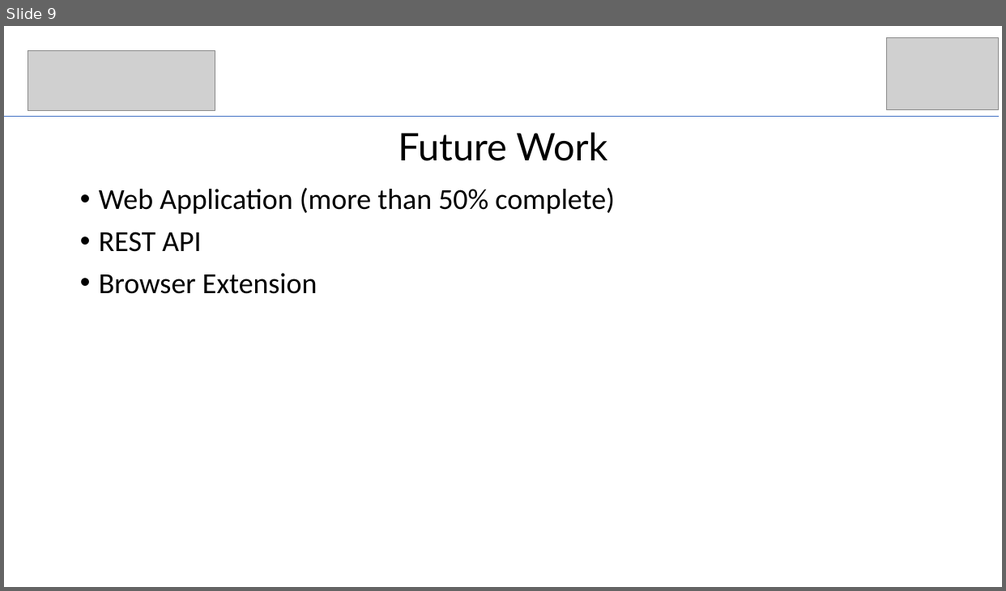
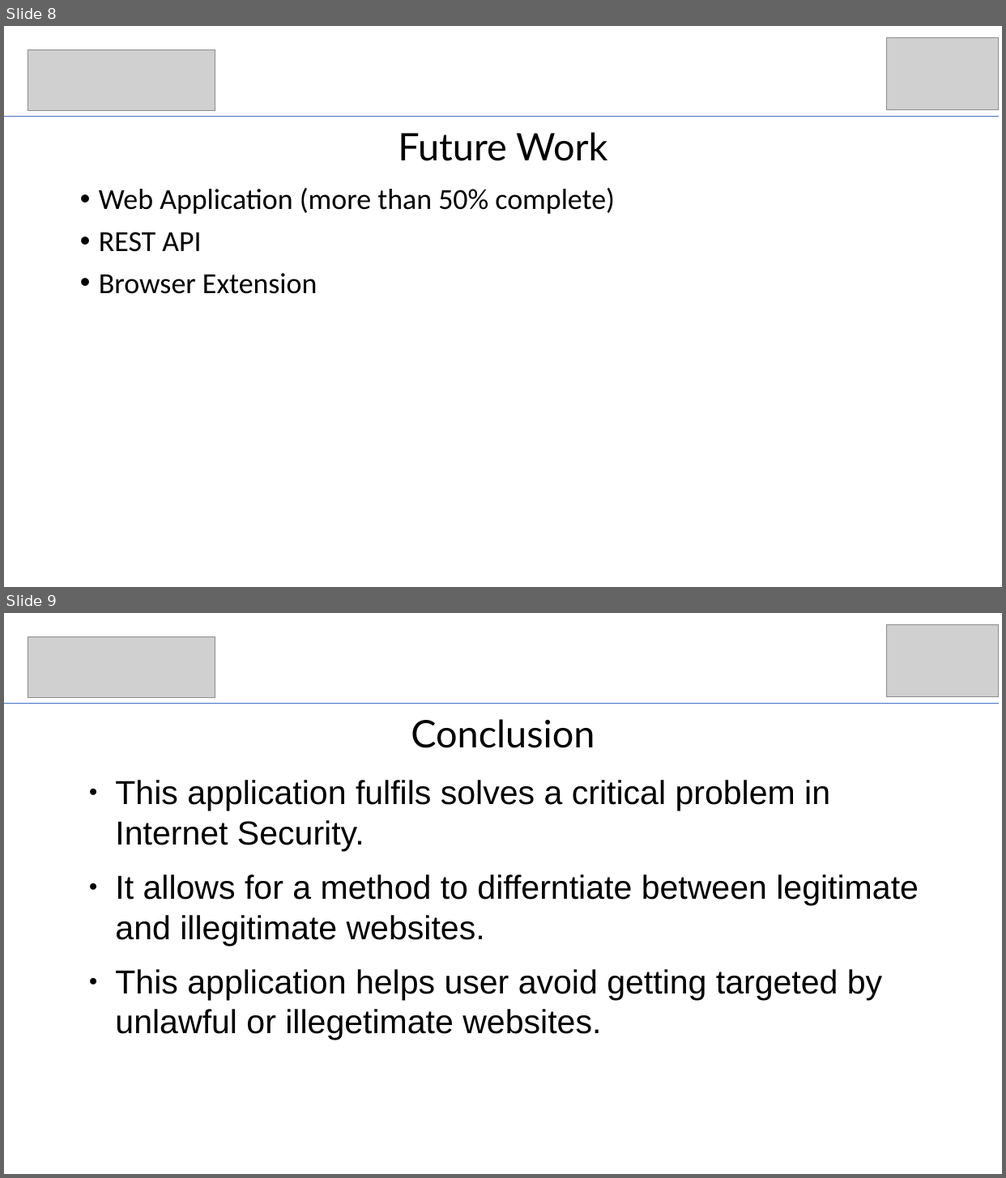
Before and after one commit to UdayRajSingh288/URL_Phishing_Detection_System, a slide deck: phishing_detection_application_presentation_3.pptx. Shown one above the other, each under a label of ours: slide 9 before the commit, slides 8 and 9 after it. The pictures are 1006x591 and 1006x1178 pixels, drawn with LibreOffice and Linux fonts; fonts in the diff are those of the drawing; grey boxes stand for pictures. Boxes give left, top, right and bottom in pixels: in the first picture for what was removed or moved away, otherwise in the second. Text is boxed around its words. In the diff, an @@ line names an element or a change of style, - is before the commit and + after.

```diff
--- a/phishing_detection_application_presentation_3.pptx
+++ b/phishing_detection_application_presentation_3.pptx
@@ slide 9 added at [4, 613, 1002, 1174], background #FFFFFF @@
@@ picture added at [887, 624, 999, 697] @@
@@ picture added at [28, 637, 215, 697] @@
@@ line added from (4, 704) to (998, 704), #4472C4 0 pt @@
@@ title added at [411, 719, 594, 748], 36.5 pt, text #000000 @@
+Conclusion
@@ text added at [115, 780, 918, 1041], 32 pt, text #000000 @@
+● This application fulfils solves a critical problem in Internet Security.
+● It allows for a method to differntiate between legitimate and illegitimate websites.
+● This application helps user avoid getting targeted by unlawful or illegetimate websites.
@@ what was slide 9 is now slide 8 @@
```
Also in this commit, not shown: 7 other slides changed, 1 other slide added, 3 slides removed.
